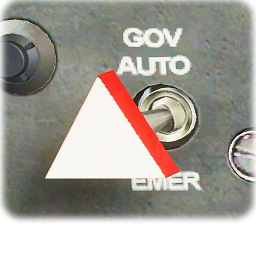
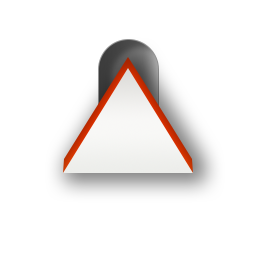
Two versions of the same layered image (256 x 256). Layer-by-layer changes:
removed layer "Layer 1" over [0, 0, 256, 224]
added group "Group 1" with 2 layers above "travel" over [63, 68, 193, 173]
added layer "Triangle 1" in group "Group 1" over [63, 68, 193, 173]
moved "Rectangle 1" into group "Group 1", painted on it, unmasked it over [3, 0, 253, 218]
added layer "travel" over [98, 39, 159, 160]
